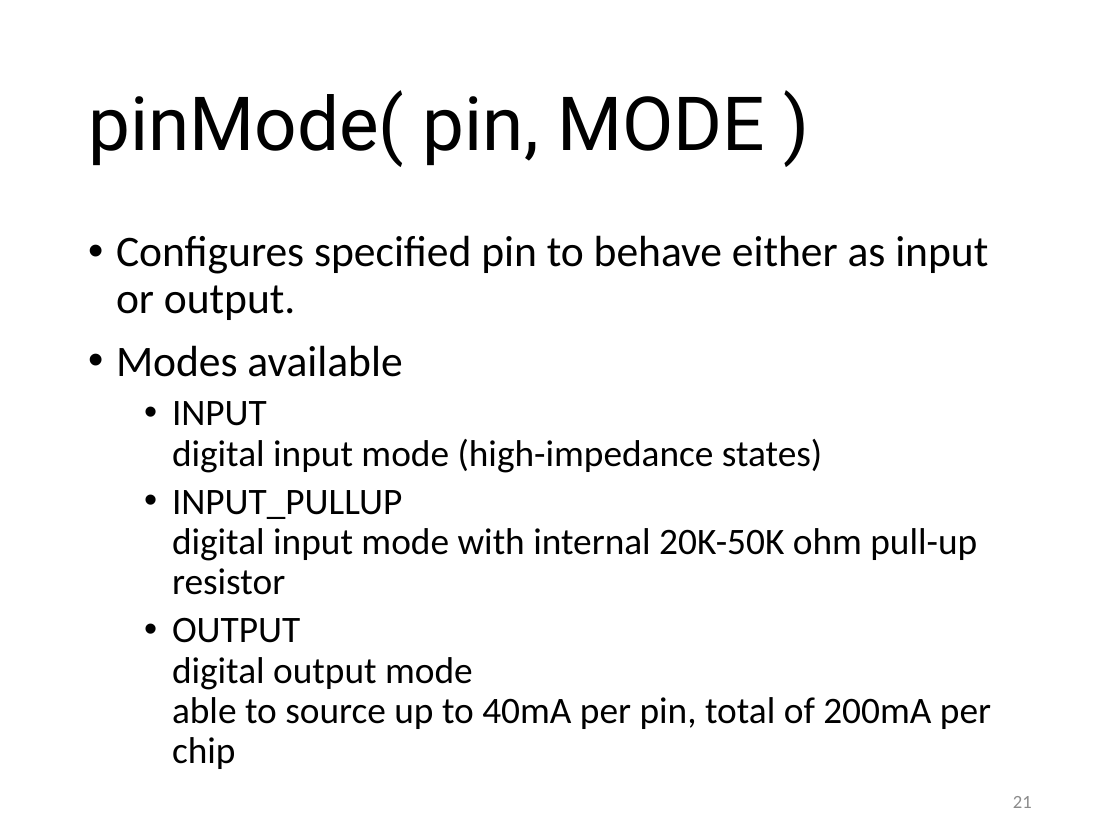
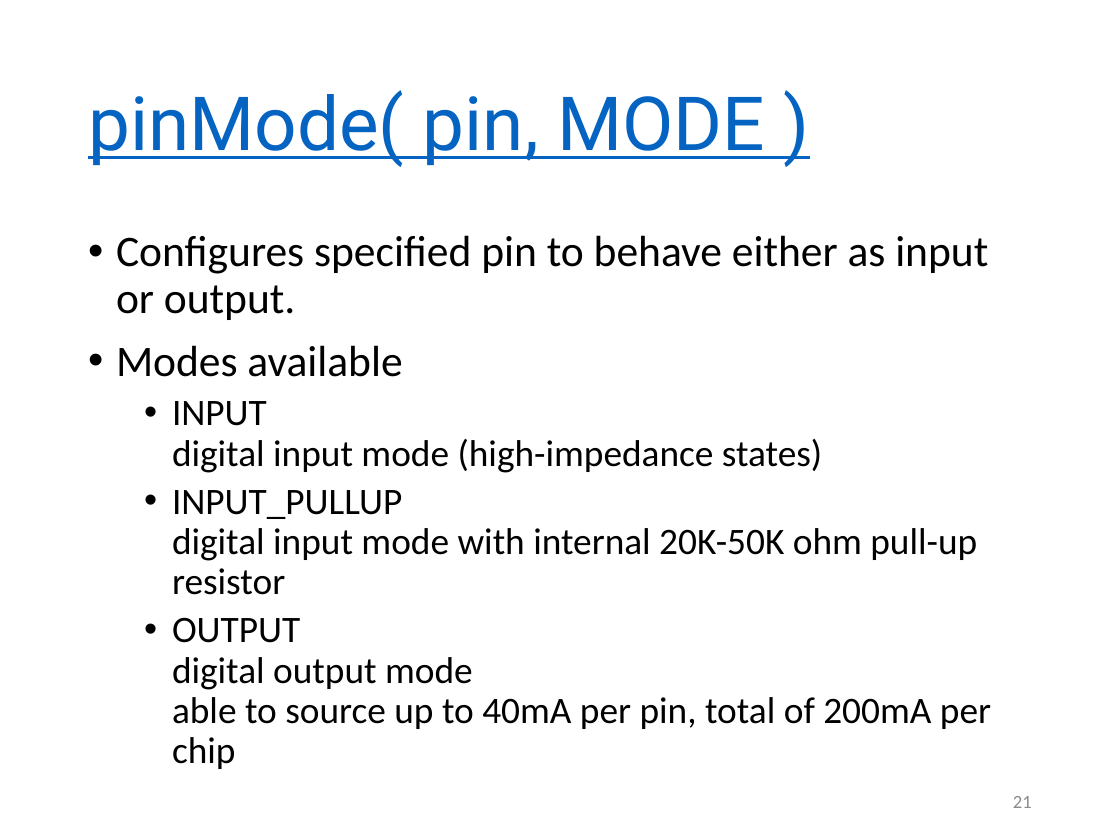
Before and after one commit to RDorville/digfab, a slide deck: slide 21 of presentations/ep1000_embedded1/ep1000_embedded1.pptx. Drawn at 1120x840 pixels with LibreOffice and Linux fonts; fonts in the diff are those of the drawing; background and template pictures are left out. Boxes give left, top, right and bottom in pixels: in the first picture for what was removed or moved away, otherwise in the second. Text is boxed around its words. In the diff, an @@ line names an element or a change of style, - is before the commit and + after.

```diff
--- a/presentations/ep1000_embedded1/ep1000_embedded1.pptx
+++ b/presentations/ep1000_embedded1/ep1000_embedded1.pptx
@@ title "pinMode( pin, MODE )" at (88, 90, 765, 167): text colour #000000 to #0563C1, underline on @@
```
Also in this commit, not shown: 4 other slides changed, 1 slide added, 1 other file.
